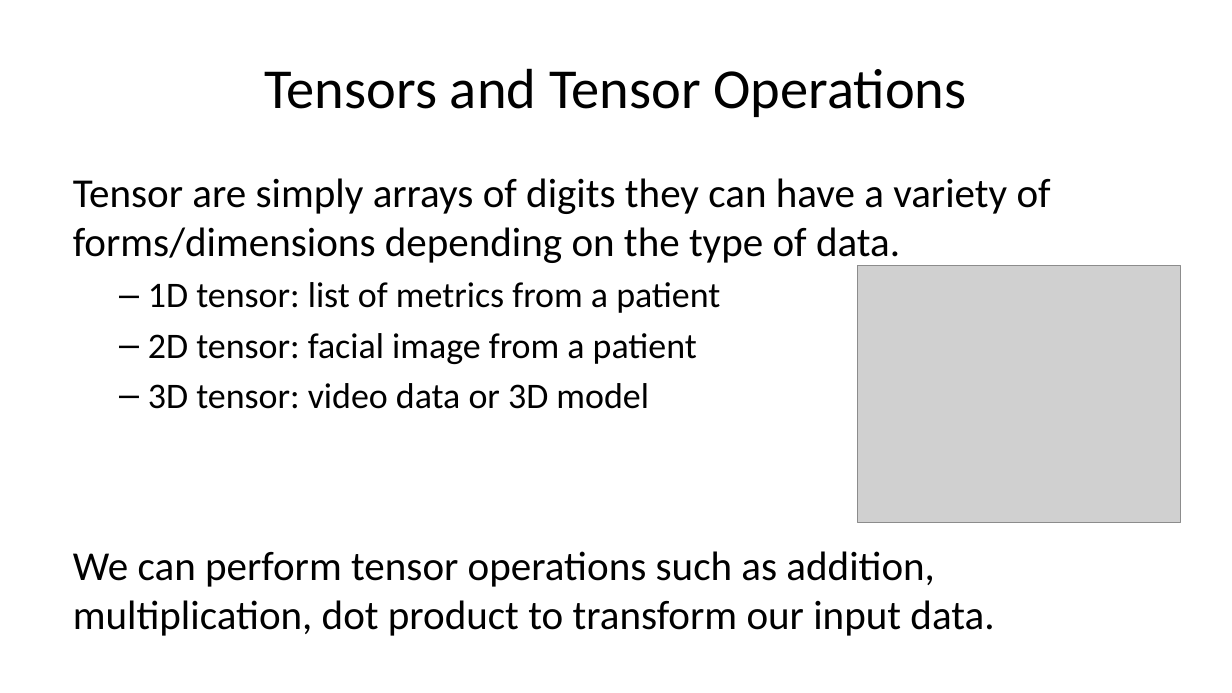
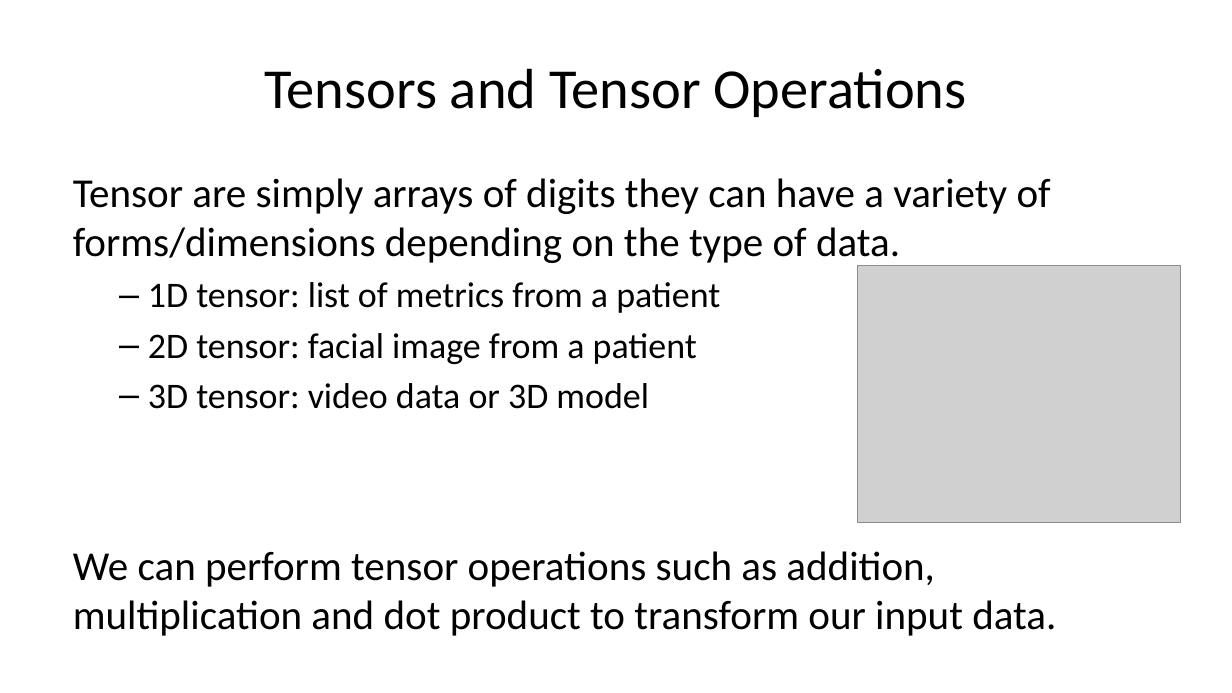
Before and after one commit to maxrousseau/dl-anesthesia, a slide deck: slide 6 of presentation/deep_learning_crash_course.pptx. Drawn at 1232x693 pixels with LibreOffice and Linux fonts; fonts in the diff are those of the drawing; grey boxes stand for pictures. Boxes give left, top, right and bottom in pixels: in the first picture for what was removed or moved away, otherwise in the second. Text is boxed around its words. In the diff, an @@ line names an element or a change of style, - is before the commit and + after.

```diff
--- a/presentation/deep_learning_crash_course.pptx
+++ b/presentation/deep_learning_crash_course.pptx
@@ text at [73,551,1056,636]: text changed @@
-We can perform tensor operations such as addition, multiplication, dot product to transform our input data.
+We can perform tensor operations such as addition, multiplication and dot product to transform our input data.
```
Also in this commit, not shown: 3 other slides changed, 1 other file.
